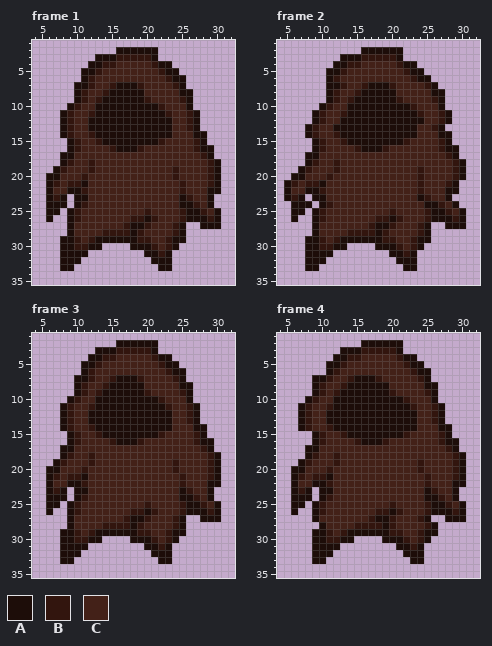
Two versions of one animated GIF sprite, images/alleyway_chase_town.gif. The picture above was drawn from the file before the commit.
The file is 37x37 pixels, 4 frames. Colours within 5 levels of each other are drawn and written as one. Shown: frame 1: x 4..32, y 1..35; frame 2: x 4..32, y 1..35; frame 3: x 4..32, y 1..35; frame 4: x 4..32, y 1..35. The commit also changed other frames, which this record leaves out.
Palette (. is transparent): A #1d0d09  B #32150e  C #432118
Pixels before, frame 1, first column x 6:
 2 ..........AAAAAA.........
 3 .......AAABBBBBA.........
 4 ......AABBCCCCCBAA.......
 5 .....AABCCCCCCCCBAA......
 6 .....ABCCCCCCCCCCBAA.....
 7 ....AABCCBAAABCCCCBA.....
 8 ....ABCCBAAAAACCCCCAA....
 9 ....ABCBAAAAAABCCCCBA....
10 ...ABCCAAAAAAAAABCCCA....
11 ..ABCCBAAAAAAAAAABCCBA...
12 ..ABCCAAAAAAAAAAAACCBA...
13 ..ABCCAAAAAAAAAAAACCBA...
14 ..ABCCBAAAAAAAAAAACCCAA..
15 ...ABCCBAAAAAAAABCCCCBA..
16 ...ABCCCCBAAABCCCCCCCBAA.
17 ..AACCCCCCCCCCCCCCCCCCBA.
18 ..ABCCBCCCCCCCCCCCCCCCCBA
19 .ABCCCBCCCCCCCCCCCBCCCCBA
20 AACCCBCCCCCCCCCCCCBCCCCBA
21 ABCBBACCCCCCCCCCCCCBCCCBA
22 ACCAABCCCCCCCCCCCCCBCCCAA
23 ABA.AACCCCCCCCCCCCCABCCA.
24 AAA.ABCCCCCCCCCCCCCAABCA.
25 AA.ABCCCCCCCCCBCCCCBAABCA
26 A..ABCCCCCCCBBABCCCBAAABA
27 ...ACCCCCCCBAABCCCBA..AAA
28 ...ACCCCBBBBABCCCCBA.....
29 ..AABCBAAAAAABBCCBAA.....
30 ..AABBAA....AAABCBA......
31 ..AAAA........AABA.......
32 ..AAA..........AAA.......
33 ..AA............AA.......
Pixels before, frame 2, first column x 5:
 2 ...........AAAAAA.........
 3 ........AAABBBBBA.........
 4 .......AABBCCCCCBAA.......
 5 ......AABCCCCCCCCBAA......
 6 ......ABCCCCCCCCCCBAA.....
 7 ......AABCCBAAABCCCCBA....
 8 ......ABCCBAAAAACCCCCAA...
 9 ......ABCBAAAAAABCCCCBA...
10 .....ABCCAAAAAAAAABCCCA...
11 ....ABCCBAAAAAAAAAABCCBA..
12 ....ABCCAAAAAAAAAAAACCBA..
13 ...ABCCAAAAAAAAAAAACCBA...
14 ...ABCCBAAAAAAAAAAACCCAA..
15 ....ABCCBAAAAAAAABCCCCBA..
16 ....ABCCCCBAAABCCCCCCCBAA.
17 ...AACCCCCCCCCCCCCCCCCCBA.
18 ...ABCCBCCCCCCCCCCCCCCCCBA
19 ..ABCCCBCCCCCCCCCCCBCCCCBA
20 .AACCCBCCCCCCCCCCCCBCCCCBA
21 ABCBBACCCCCCCCCCCCCBCCCBA.
22 ACCAABCCCCCCCCCCCCCBCCCAA.
23 ABA.AACCCCCCCCCCCCCABCCA..
24 .AAA.ABCCCCCCCCCCCCCAABCA.
25 .AA.ABCCCCCCCCCBCCCCBAABCA
26 .A..ABCCCCCCCBBABCCCBAAABA
27 ....ACCCCCCCBAABCCCBA..AAA
28 ....ACCCCBBBBABCCCCBA.....
29 ...AABCBAAAAAABBCCBAA.....
30 ...AABBAA....AAABCBA......
31 ...AAAA........AABA.......
32 ...AAA..........AAA.......
33 ...AA............AA.......
Pixels before, frame 3, first column x 6:
 2 ..........AAAAAA.........
 3 .......AAABBBBBA.........
 4 ......AABBCCCCCBAA.......
 5 .....AABCCCCCCCCBAA......
 6 .....ABCCCCCCCCCCBAA.....
 7 ....AABCCBAAABCCCCBA.....
 8 ....ABCCBAAAAACCCCCAA....
 9 ....ABCBAAAAAABCCCCBA....
10 ...ABCCAAAAAAAAABCCCA....
11 ..ABCCBAAAAAAAAAABCCBA...
12 ..ABCCAAAAAAAAAAAACCBA...
13 ..ABCCAAAAAAAAAAAACCBA...
14 ..ABCCBAAAAAAAAAAACCCAA..
15 ...ABCCBAAAAAAAABCCCCBA..
16 ...ABCCCCBAAABCCCCCCCBAA.
17 ..AACCCCCCCCCCCCCCCCCCBA.
18 ..ABCCBCCCCCCCCCCCCCCCCBA
19 .ABCCCBCCCCCCCCCCCBCCCCBA
20 AACCCBCCCCCCCCCCCCBCCCCBA
21 ABCBBACCCCCCCCCCCCCBCCCBA
22 ACCAABCCCCCCCCCCCCCBCCCAA
23 ABA.AACCCCCCCCCCCCCABCCA.
24 AAA.ABCCCCCCCCCCCCCAABCA.
25 AA.ABCCCCCCCCCBCCCCBAABCA
26 A..ABCCCCCCCBBABCCCBAAABA
27 ...ACCCCCCCBAABCCCBA..AAA
28 ...ACCCCBBBBABCCCCBA.....
29 ..AABCBAAAAAABBCCBAA.....
30 ..AABBAA....AAABCBA......
31 ..AAAA........AABA.......
32 ..AAA..........AAA.......
33 ..AA............AA.......
Pixels before, frame 4, first column x 6:
 2 ..........AAAAAA.........
 3 .......AAABBBBBA.........
 4 ......AABBCCCCCBAA.......
 5 .....AABCCCCCCCCBAA......
 6 .....ABCCCCCCCCCCBAA.....
 7 ...AABCCBAAABCCCCCBA.....
 8 ...ABCCBAAAAAACCCCCAA....
 9 ...ABCBAAAAAAABCCCCBA....
10 ..ABCCAAAAAAAAAABCCCA....
11 .ABCCBAAAAAAAAAAABCCBA...
12 .ABCCAAAAAAAAAAAAACCBA...
13 .ABCCAAAAAAAAAAAAACCBA...
14 .ABCCBAAAAAAAAAAAACCCAA..
15 ...ABCCBAAAAAAAABCCCCBA..
16 ...ABCCCCBAAABCCCCCCCBAA.
17 ..AACCCCCCCCCCCCCCCCCCBA.
18 ..ABCCBCCCCCCCCCCCCCCCCBA
19 .ABCCCBCCCCCCCCCCCBCCCCBA
20 AACCCBCCCCCCCCCCCCBCCCCBA
21 ABCBBACCCCCCCCCCCCCBCCCBA
22 ACCAABCCCCCCCCCCCCCBCCCAA
23 ABA.AACCCCCCCCCCCCCABCCA.
24 AAA.ABCCCCCCCCCCCCCAABCA.
25 AA.ABCCCCCCCCCBCCCCBAABCA
26 A..ABCCCCCCCBBABCCCBAAABA
27 ...ACCCCCCCBAABCCCBA..AAA
28 ....ACCCCBBBBABCCCCBA....
29 ...AABCBAAAAAABBCCBAA....
30 ...AABBAA....AAABCBA.....
31 ...AAAA........AABA......
32 ...AAA..........AAA......
33 ...AA............AA......
After:
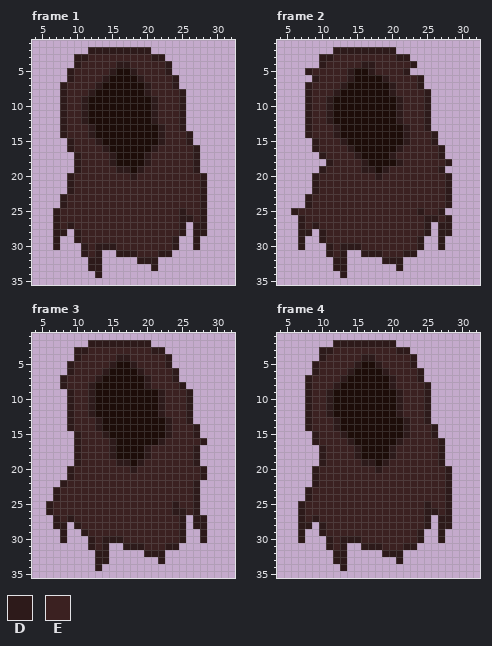
Colours new in this view: D #2d1a1a  E #3b2121
Edits made:
Changed rows in their new state; - is an unchanged pixel.
Frame 1:
first column x 6:
 2 ------DDDDDDDDD.---------
 3 ----DDEEEEEEEEEDD--------
 4 ----DEEEEEDDEEEEED-------
 5 ---DEEEEEDAADEEEED.------
 6 ---DEEEEDAAAADEEEED.-----
 7 --DEEEEDAA---ADEEED.-----
 8 --DEEEDAA-----DEEEED.----
 9 --DEEDAA------ADEEED.----
10 --DEEDA--------DEEED.----
11 --DEEDA--------DEEED..---
12 --DEED---------DEEED..---
13 --DEEED---------DEED..---
14 --DEEED---------DEEED..--
15 ---DEEED--------DEEED..--
16 ---DEEEEDA---AADEEEEED..-
17 --..DEEEEDAAAADEEEEEED..-
18 --..DEEEEDAAAADEEEEEED...
19 -...DEEEEEDDADEEEEEEED...
20 ...DEEEEEEEEDEEEEEEEEED..
21 ...DEEEEEEEEEEEEEEEEEED..
22 ...DEEEEEEEEEEEEEEEEEED..
23 ..DEEEEEEEEEEEEEEEEEEED.-
24 ..DEEEEEEEEEEEEEEEEEEED.-
25 .DEEEEEEEEEEEEEEEEEDEED..
26 .DEEEEEEEEEEEEEEEEEDDED..
27 -DEDEEEEEEEEEEEEEEED-DD..
28 -DD.DEEEEEEEEEEEEEED-DD--
29 -D..DEEEEEEEEEEEEED.-D---
30 -D...DEDDDEEEEEEEED--D---
31 --...DED--DDDEEEDD-------
32 --...-DD-----DDD..-------
33 --..--DD-------D..-------
34 -------D-----------------
Frame 2:
first column x 5:
 2 -------DDDDDDDDD.---------
 3 -----DDEEEEEEEEEDD--------
 4 -----DEEEEEDDEEEEED-------
 5 ---DEEEEEDAADEEEED..------
 6 ----DEEEEDAAAADEEEED.-----
 7 ---DEEEEDAAA---DEEED..----
 8 ---DEEEDAAA----DEEEED..---
 9 ---DEEDAAA------DEEED..---
10 ---DEEDAA-------DEEED..---
11 ---DEEDAA-------DEEED...--
12 ---DEEDA--------DEEED...--
13 ---DEEED---------DEED..---
14 ---DEEED---------DEEED..--
15 ----DEEED--------DEEED..--
16 ----DEEEEDA---AADEEEEED..-
17 ---..DEEEEDAAAADEEEEEED..-
18 ---...DEEEEDAAAADEEEEEED..
19 --...DEEEEEDDADEEEEEEED...
20 -...DEEEEEEEEDEEEEEEEEED..
21 ....DEEEEEEEEEEEEEEEEEED.-
22 ....DEEEEEEEEEEEEEEEEEED.-
23 ...DEEEEEEEEEEEEEEEEEEED--
24 -..DEEEEEEEEEEEEEEEEEEED.-
25 -DEEEEEEEEEEEEEEEEEDEED...
26 -.DEEEEEEEEEEEEEEEEEDDED..
27 --DEDEEEEEEEEEEEEEEED-DD..
28 --DD.DEEEEEEEEEEEEEED-DD--
29 --D..DEEEEEEEEEEEEED.-D---
30 --D...DEDDDEEEEEEEED--D---
31 ---...DED--DDDEEEDD-------
32 ---...-DD-----DDD..-------
33 ---..--DD-------D..-------
34 --------D-----------------
Frame 3:
first column x 6:
 2 ------DDDDDDDDD.---------
 3 ----DDEEEEEEEEEDD--------
 4 ----DEEEEEDDEEEEED-------
 5 ---DEEEEEDAADEEEED.------
 6 ---DEEEEDAAAADEEEED.-----
 7 --DEEEEDAA---ADEEED.-----
 8 --DEEEDAA-----DEEEED.----
 9 ---DEEDA------AADEEED----
10 ---DEED---------DEEED----
11 --.DEED---------DEEED.---
12 --.DEED---------DEEED.---
13 --.DEEED---------DEED.---
14 --.DEEED---------DEEED.--
15 ---.DEEED-------ADEEED.--
16 ---.DEEEED---AAADEEEEED.-
17 --..DEEEEDAAAADEEEEEED..-
18 --..DEEEEDAAAADEEEEEED...
19 -...DEEEEEDDADEEEEEEED...
20 ...DEEEEEEEEDEEEEEEEEED..
21 ...DEEEEEEEEEEEEEEEEEED..
22 ..DEEEEEEEEEEEEEEEEEED...
23 .DEEEEEEEEEEEEEEEEEEED..-
24 .DEEEEEEEEEEEEEEEEEEED..-
25 DEEEEEEEEEEEEEEEEEDEED...
26 DEEEEEEEEEEEEEEEEEDDED...
27 -DEDEEEEEEEEEEEEEEED-DD..
28 -DD.DEEEEEEEEEEEEEED-DD--
29 --D..DEEEEEEEEEEEEED--D--
30 --D...DEDDDEEEEEEEED--D--
31 --....DED--DDDEEEDD------
32 --...--DD-----DDD.-------
33 --..---DD-------D.-------
34 -------D-----------------
Frame 4:
first column x 6:
 2 ------DDDDDDDDD.---------
 3 ----DDEEEEEEEEEDD--------
 4 ----DEEEEEDDEEEEED-------
 5 ---DEEEEEDAADEEEED.------
 6 ---DEEEEDAAAADEEEED.-----
 7 --DEEEEDA---AADEEED.-----
 8 --DEEEDA------DEEEED.----
 9 --DEEDA-------ADEEED.----
10 --DEED---------DEEED.----
11 -.DEED---------DEEED..---
12 -.DEED---------DEEED..---
13 -.DEEED---------DEED..---
14 -.DEEED---------DEEED..--
15 ---DEEED--------DEEED..--
16 ---DEEEEDA---AADEEEEED..-
17 --..DEEEEDAAAADEEEEEED..-
18 --..DEEEEDAAAADEEEEEED...
19 -...DEEEEEDDADEEEEEEED...
20 ...DEEEEEEEEDEEEEEEEEED..
21 ...DEEEEEEEEEEEEEEEEEED..
22 ...DEEEEEEEEEEEEEEEEEED..
23 ..DEEEEEEEEEEEEEEEEEEED.-
24 ..DEEEEEEEEEEEEEEEEEEED.-
25 .DEEEEEEEEEEEEEEEEEDEED..
26 .DEEEEEEEEEEEEEEEEEDDED..
27 -DEDEEEEEEEEEEEEEEED-DD..
28 -DD-DEEEEEEEEEEEEEED.DD--
29 -D-.DEEEEEEEEEEEEED..D---
30 -D-..DEDDDEEEEEEEED.-D---
31 ---..DED--DDDEEEDD.------
32 ---...DD-----DDD...------
33 ---..-DD-------D-..------
34 -------D-----------------
Pixel boxes of the changes (left, top, right, bottom) in both pictures:
changed: (46, 47, 221, 278)
changed: (284, 47, 466, 278)
changed: (46, 340, 221, 571)
changed: (291, 340, 466, 571)
